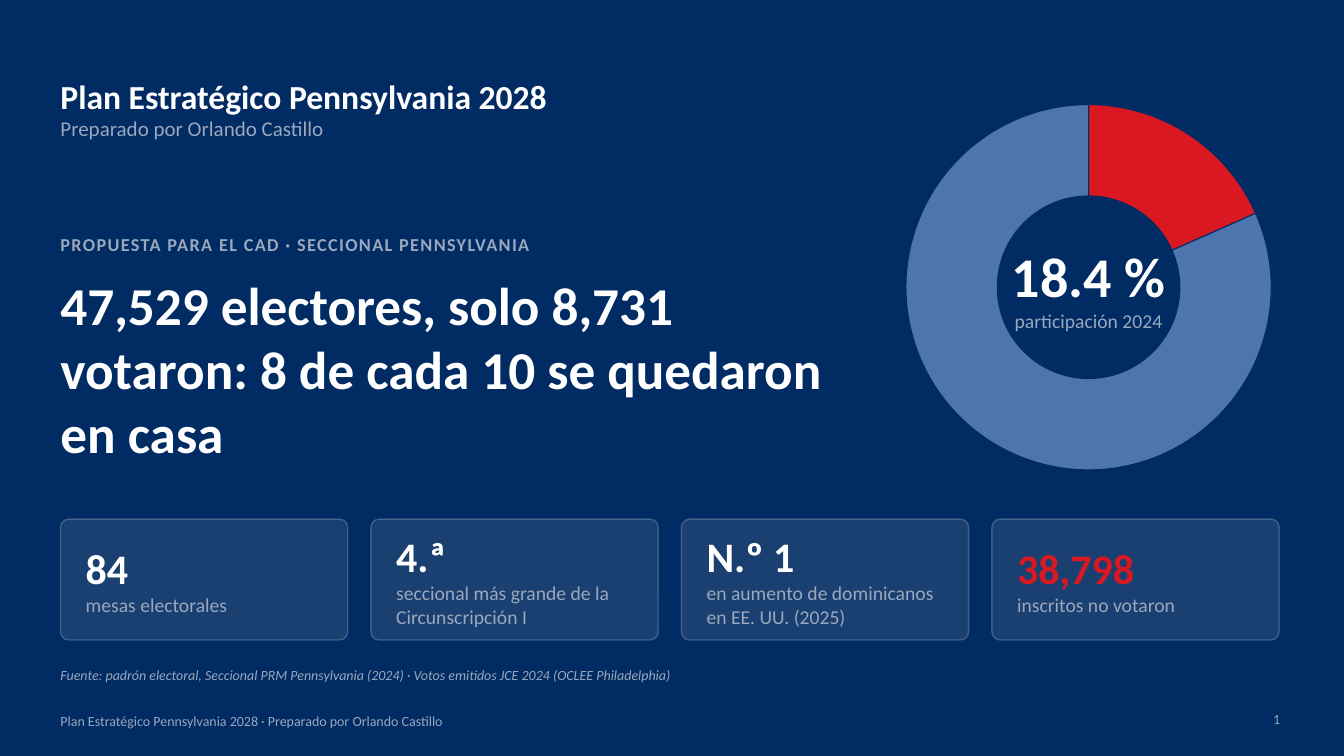
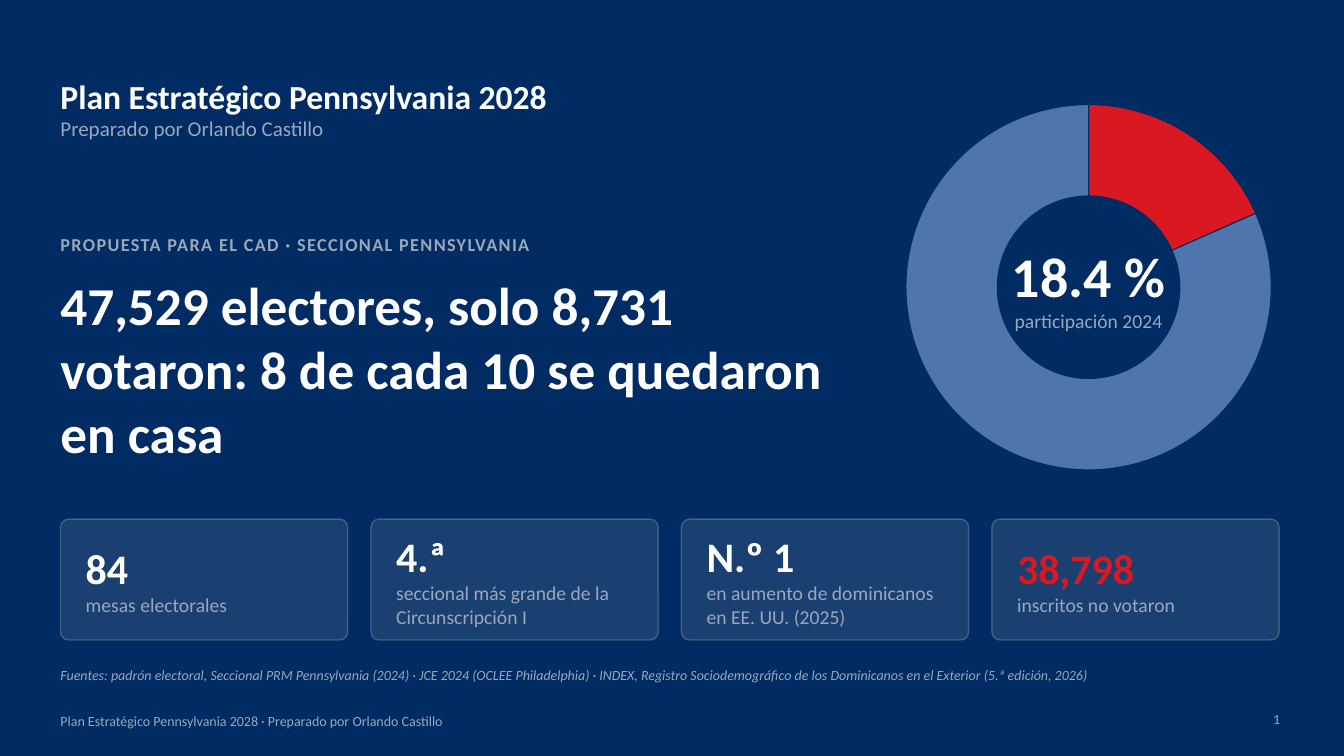
Before and after one commit to rcastillo9556/pdf-toolkit, a slide deck: slide 1 of presentaciones/Plan_Estrategico_Pennsylvania_2028.pptx. Drawn at 1344x756 pixels with LibreOffice and Linux fonts; fonts in the diff are those of the drawing. Boxes give left, top, right and bottom in pixels: in the first picture for what was removed or moved away, otherwise in the second. Text is boxed around its words. In the diff, an @@ line names an element or a change of style, - is before the commit and + after.

```diff
--- a/presentaciones/Plan_Estrategico_Pennsylvania_2028.pptx
+++ b/presentaciones/Plan_Estrategico_Pennsylvania_2028.pptx
@@ text at [60,670,1088,683]: text changed @@
-Fuente: padrón electoral, Seccional PRM Pennsylvania (2024) · Votos emitidos JCE 2024 (OCLEE Philadelphia)
+Fuentes: padrón electoral, Seccional PRM Pennsylvania (2024) · JCE 2024 (OCLEE Philadelphia) · INDEX, Registro Sociodemográfico de los Dominicanos en el Exterior (5.ª edición, 2026)
```
Also in this commit, not shown: 2 other slides changed, 2 other files.
